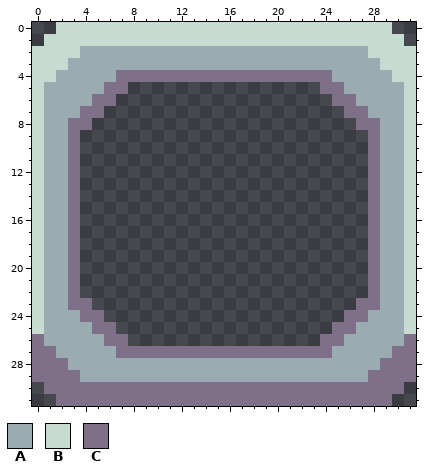
Pixel-art sprite -- assets/frame-1.png. The first picture shows the starting point.
The file is 32x32 pixels.
Palette (. is transparent): A #9babb2  B #c7dcd0  C #7f708a
Pixels before, first column x 0:
 0 ..BBBBBBBBBBBBBBBBBBBBBBBBBBBB..
 1 .BBBBBBBBBBBBBBBBBBBBBBBBBBBBBB.
 2 BBBBAAAAAAAAAAAAAAAAAAAAAAAABBBB
 3 BBBAAAAAAAAAAAAAAAAAAAAAAAAAABBB
 4 BBAAAAACCCCCCCCCCCCCCCCCCAAAAABB
 5 BAAAAACC................CCAAAAAB
 6 BAAAACC..................CCAAAAB
 7 BAAACC....................CCAAAB
 8 BAACC......................CCAAB
 9 BAAC........................CAAB
10 BAAC........................CAAB
11 BAAC........................CAAB
12 BAAC........................CAAB
13 BAAC........................CAAB
14 BAAC........................CAAB
15 BAAC........................CAAB
16 BAAC........................CAAB
17 BAAC........................CAAB
18 BAAC........................CAAB
19 BAAC........................CAAB
20 BAAC........................CAAB
21 BAAC........................CAAB
22 BAAC........................CAAB
23 BAACC......................CCAAB
24 BAAACC....................CCAAAB
25 BAAAACC..................CCAAAAB
26 CAAAAACC................CCAAAAAC
27 CCAAAAACCCCCCCCCCCCCCCCCCAAAAACC
28 CCCAAAAAAAAAAAAAAAAAAAAAAAAAACCC
29 CCCCAAAAAAAAAAAAAAAAAAAAAAAACCCC
30 .CCCCCCCCCCCCCCCCCCCCCCCCCCCCCC.
31 ..CCCCCCCCCCCCCCCCCCCCCCCCCCCC..
After:
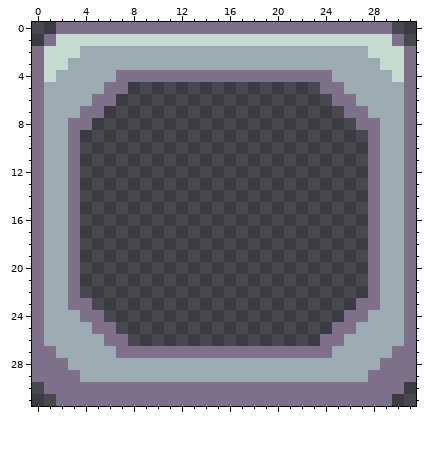
The edit:
Changed rows in their new state; - is an unchanged pixel.
first column x 0:
 0 --CCCCCCCCCCCCCCCCCCCCCCCCCCCC--
 1 -C----------------------------C-
 2 C------------------------------C
 3 C------------------------------C
 4 C------------------------------C
 5 C------------------------------C
 6 C------------------------------C
 7 C------------------------------C
 8 C------------------------------C
 9 C------------------------------C
10 C------------------------------C
11 C------------------------------C
12 C------------------------------C
13 C------------------------------C
14 C------------------------------C
15 C------------------------------C
16 C------------------------------C
17 C------------------------------C
18 C------------------------------C
19 C------------------------------C
20 C------------------------------C
21 C------------------------------C
22 C------------------------------C
23 C------------------------------C
24 C------------------------------C
25 C------------------------------C
Boxes around the changes in both pictures, in picture pixels (x1, y1, x2, y2):
changed: (32, 22, 416, 334)
